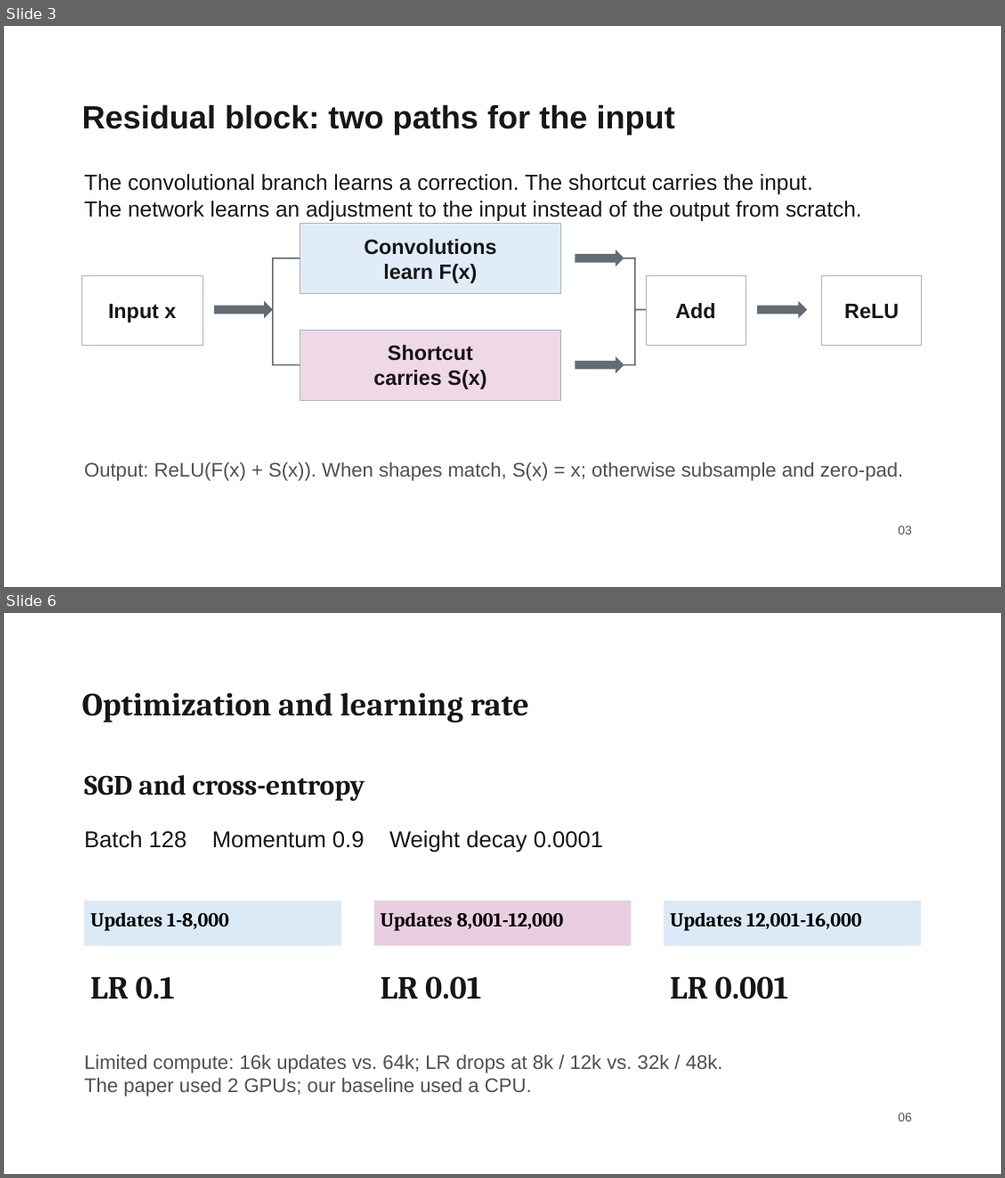
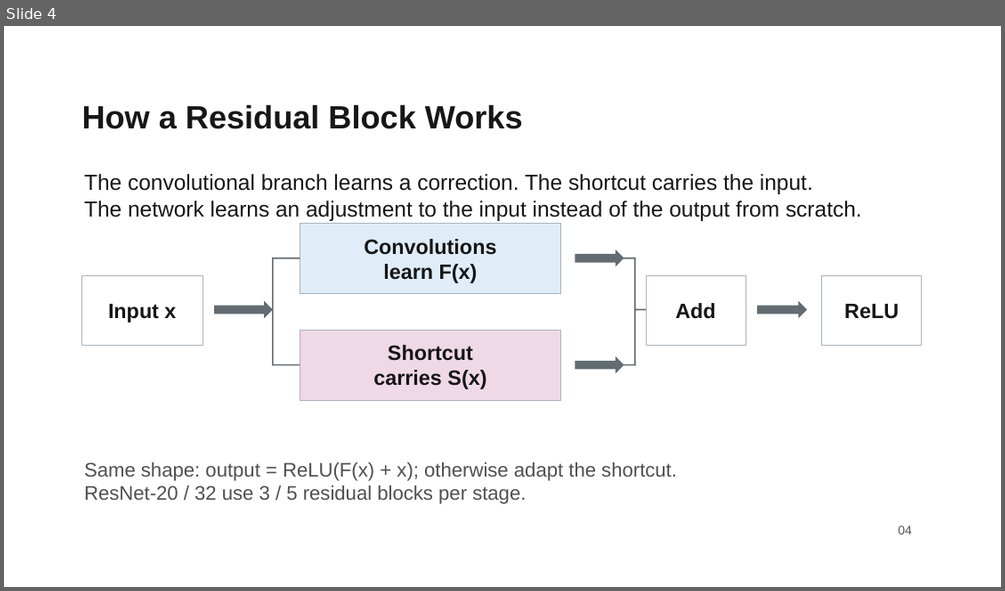
Before and after one commit to liuyanze910-svg/miae01-resnet-replication, a slide deck: docs/slides/week4_a_background_methods.pptx. Shown one above the other, each under a label of ours: slides 3 and 6 before the commit, slide 4 after it; the slides between them are not shown. The pictures are 1005x1178 and 1005x591 pixels, drawn with LibreOffice and Linux fonts; fonts in the diff are those of the drawing; background and template pictures are left out. Boxes give left, top, right and bottom in pixels: in the first picture for what was removed or moved away, otherwise in the second. Text is boxed around its words. In the diff, an @@ line names an element or a change of style, - is before the commit and + after.

```diff
--- a/docs/slides/week4_a_background_methods.pptx
+++ b/docs/slides/week4_a_background_methods.pptx
@@ slide 6 removed at <box>4,613,1001,1174</box>, background picture (left out) @@
@@ text removed at <box>82,693,529,722</box> @@
-Optimization and learning rate
@@ text removed at <box>84,775,364,801</box> @@
-SGD and cross-entropy
@@ text removed at <box>84,830,603,852</box> @@
-Batch 128 Momentum 0.9 Weight decay 0.0001
@@ rectangle removed at <box>84,900,341,945</box> @@
-Updates 1-8,000
@@ rectangle removed at <box>374,900,631,945</box> @@
-Updates 8,001-12,000
@@ rectangle removed at <box>663,900,921,945</box> @@
-Updates 12,001-16,000
@@ text removed at <box>90,976,175,999</box> @@
-LR 0.1
@@ text removed at <box>380,976,481,999</box> @@
-LR 0.01
@@ text removed at <box>670,976,789,999</box> @@
-LR 0.001
@@ text removed at <box>84,1054,723,1096</box> @@
-Limited compute: 16k updates vs. 64k; LR drops at 8k / 12k vs. 32k / 48k.
-The paper used 2 GPUs; our baseline used a CPU.
@@ text removed at <box>898,1112,912,1121</box> @@
-06
@@ what was slide 3 is now slide 4 @@
@@ slide 4 changed as well @@
@@ text at <box>82,104,523,129</box>: text changed @@
-Residual block: two paths for the input
+How a Residual Block Works
@@ text at <box>84,462,677,504</box>: text changed @@
-Output: ReLU(F(x) + S(x)). When shapes match, S(x) = x; otherwise subsample and zero-pad.
+Same shape: output = ReLU(F(x) + x); otherwise adapt the shortcut.
+ResNet-20 / 32 use 3 / 5 residual blocks per stage.
@@ text at <box>898,525,912,534</box>: text changed @@
-03
+04
```
Also in this commit, not shown: 2 other slides changed, 3 slides added, 2 other slides removed.
